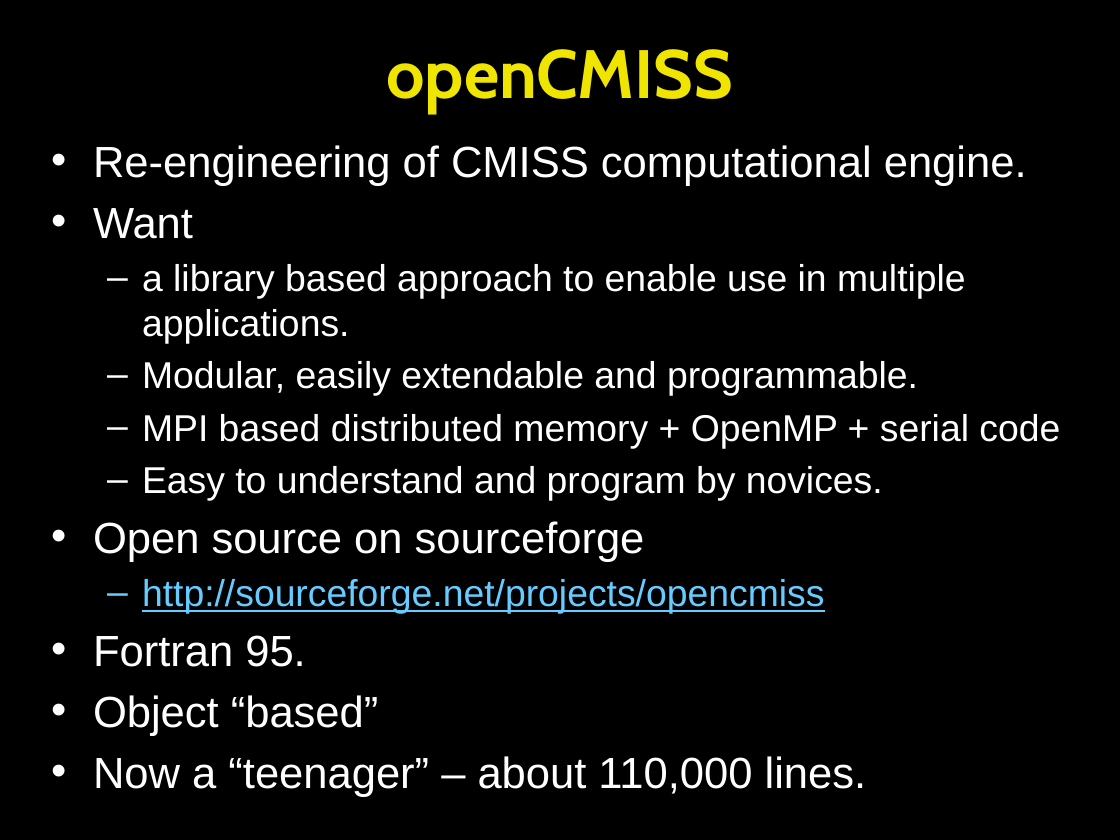
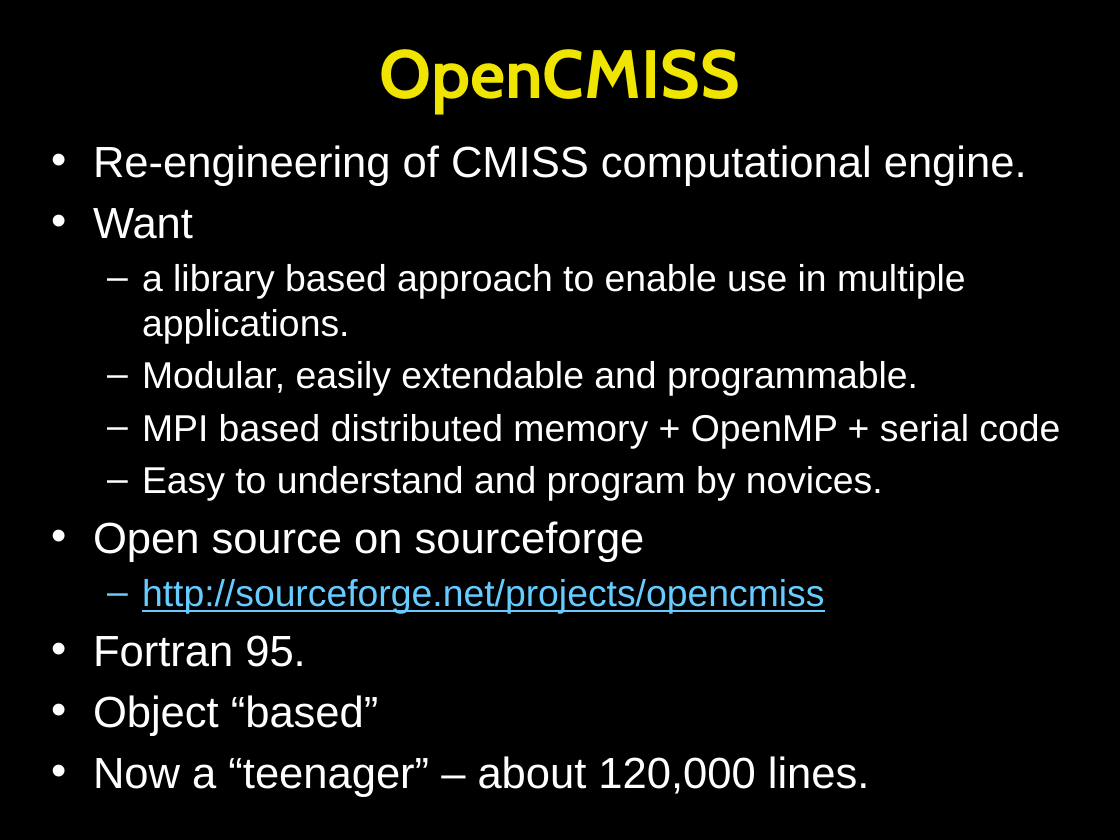
Before and after one commit to OpenCMISS/cm, a slide deck: slide 11 of doc/openCMISS.pptx. Drawn at 1120x840 pixels with LibreOffice and Linux fonts; fonts in the diff are those of the drawing. Boxes give left, top, right and bottom in pixels: in the first picture for what was removed or moved away, otherwise in the second. Text is boxed around its words. In the diff, an @@ line names an element or a change of style, - is before the commit and + after.

```diff
--- a/doc/openCMISS.pptx
+++ b/doc/openCMISS.pptx
@@ title at (x1=380, y1=49, x2=740, y2=114): text changed @@
-openCMISS
+OpenCMISS
@@ text at (x1=93, y1=756, x2=870, y2=797): text changed @@
-• Now a “teenager” – about 110,000 lines.
+• Now a “teenager” – about 120,000 lines.
```
Also in this commit, not shown: 11 other slides changed, 1 other file.
